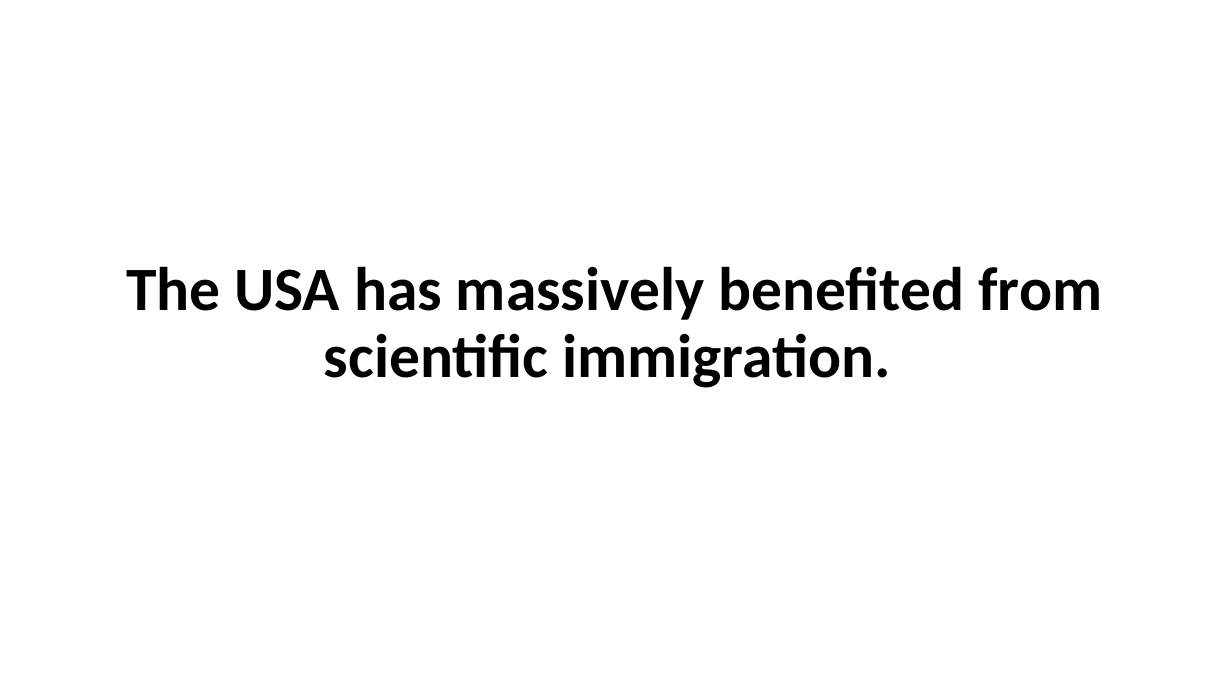
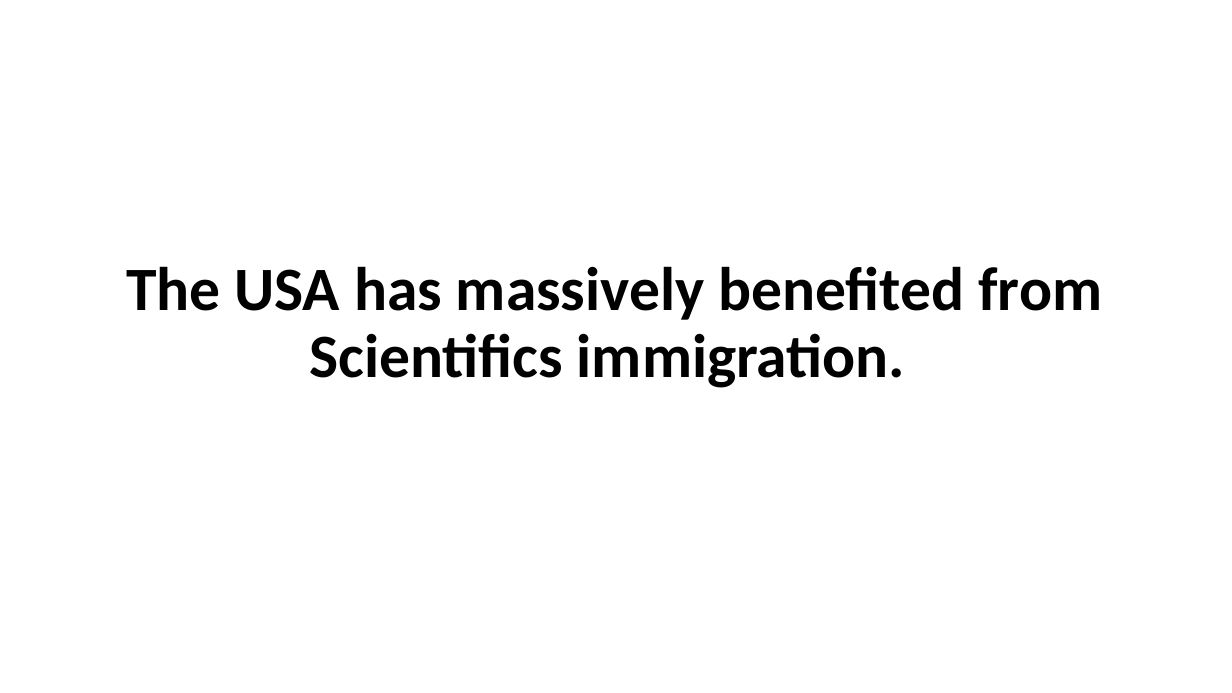
Before and after one commit to jvrnuno/Springboard, a slide deck: slide 12 of Story_from_a_Dataset/Nobel_prizes.pptx. Drawn at 1232x693 pixels with LibreOffice and Linux fonts; fonts in the diff are those of the drawing. Boxes give left, top, right and bottom in pixels: in the first picture for what was removed or moved away, otherwise in the second. Text is boxed around its words. In the diff, an @@ line names an element or a change of style, - is before the commit and + after.

```diff
--- a/Story_from_a_Dataset/Nobel_prizes.pptx
+++ b/Story_from_a_Dataset/Nobel_prizes.pptx
@@ text at (126,266,1102,388): text changed @@
-The USA has massively benefited from scientific immigration.
+The USA has massively benefited from Scientifics immigration.
```
Also in this commit, not shown: 2 other files.
